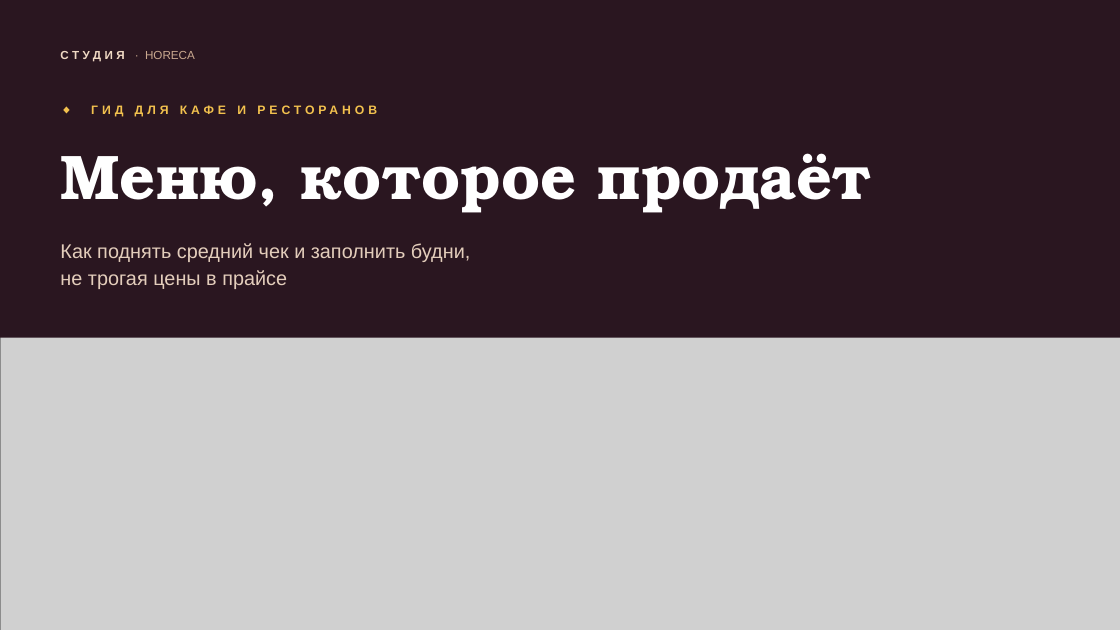
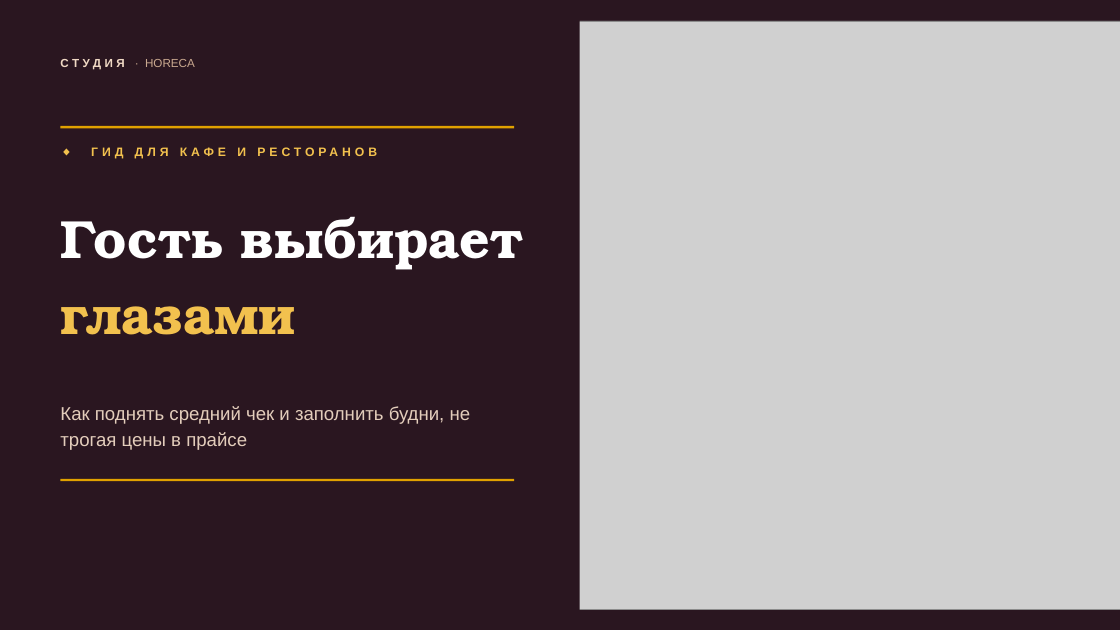
Before and after one commit to qa-novchenkova/studio, a slide deck: slide 1 of public/decks/horeca.pptx. Drawn at 1120x630 pixels with LibreOffice and Linux fonts; fonts in the diff are those of the drawing; grey boxes stand for pictures. Boxes give left, top, right and bottom in pixels: in the first picture for what was removed or moved away, otherwise in the second. Text is boxed around its words. In the diff, an @@ line names an element or a change of style, - is before the commit and + after.

Commit message:
Свои иконки для каждого кейса; карусель материалов; превью интерактивов; фавикон и заголовок сайта; новый титул HoReCa «Гость выбирает глазами»; фикс фона зоо-деки и шапки авто-чек-листа

```diff
--- a/public/decks/horeca.pptx
+++ b/public/decks/horeca.pptx
@@ rectangle: place and size @@
-rectangle at <box>0,0,1120,338</box>
+rectangle at <box>0,0,580,630</box>
@@ picture: place and size @@
-picture at <box>0,336,1120,630</box>
+picture at <box>574,21,1120,609</box>
@@ text "СТУДИЯ · HORECA": place and size @@
-text "СТУДИЯ · HORECA" at <box>145,51,195,59</box>
+text "СТУДИЯ · HORECA" at <box>145,59,195,67</box>
@@ text "◆ ГИД ДЛЯ КАФЕ И ...": place and size @@
-text "◆ ГИД ДЛЯ КАФЕ И ..." at <box>102,105,111,114</box>
+text "◆ ГИД ДЛЯ КАФЕ И ..." at <box>102,147,111,156</box>
@@ rectangle added at <box>60,126,514,129</box>, fill #E0A100 @@
@@ text removed at <box>60,153,871,213</box> @@
-Меню, которое продаёт
@@ text added at <box>60,216,524,270</box>, 46 pt, text #FFFFFF, bold @@
+Гость выбирает
@@ text added at <box>60,306,295,335</box>, 46 pt, text #F2C14E, bold @@
+глазами
@@ text at <box>60,406,471,450</box>: text changed; size 17 to 16 pt @@
-Как поднять средний чек и заполнить будни,
-не трогая цены в прайсе
+Как поднять средний чек и заполнить будни, не трогая цены в прайсе
@@ rectangle added at <box>60,479,514,481</box>, fill #E0A100 @@
```
Also in this commit, not shown: 15 other files.
